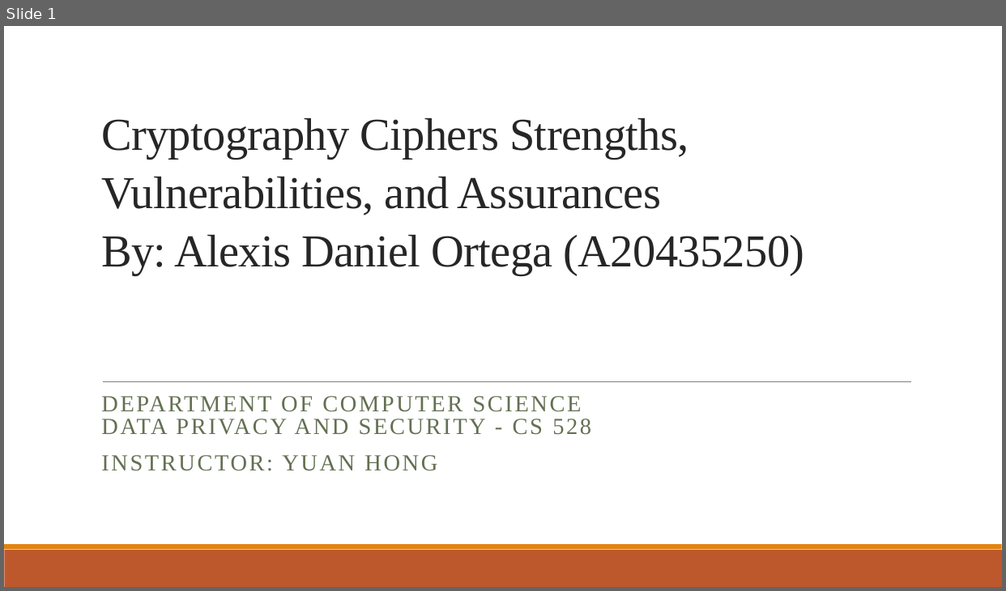
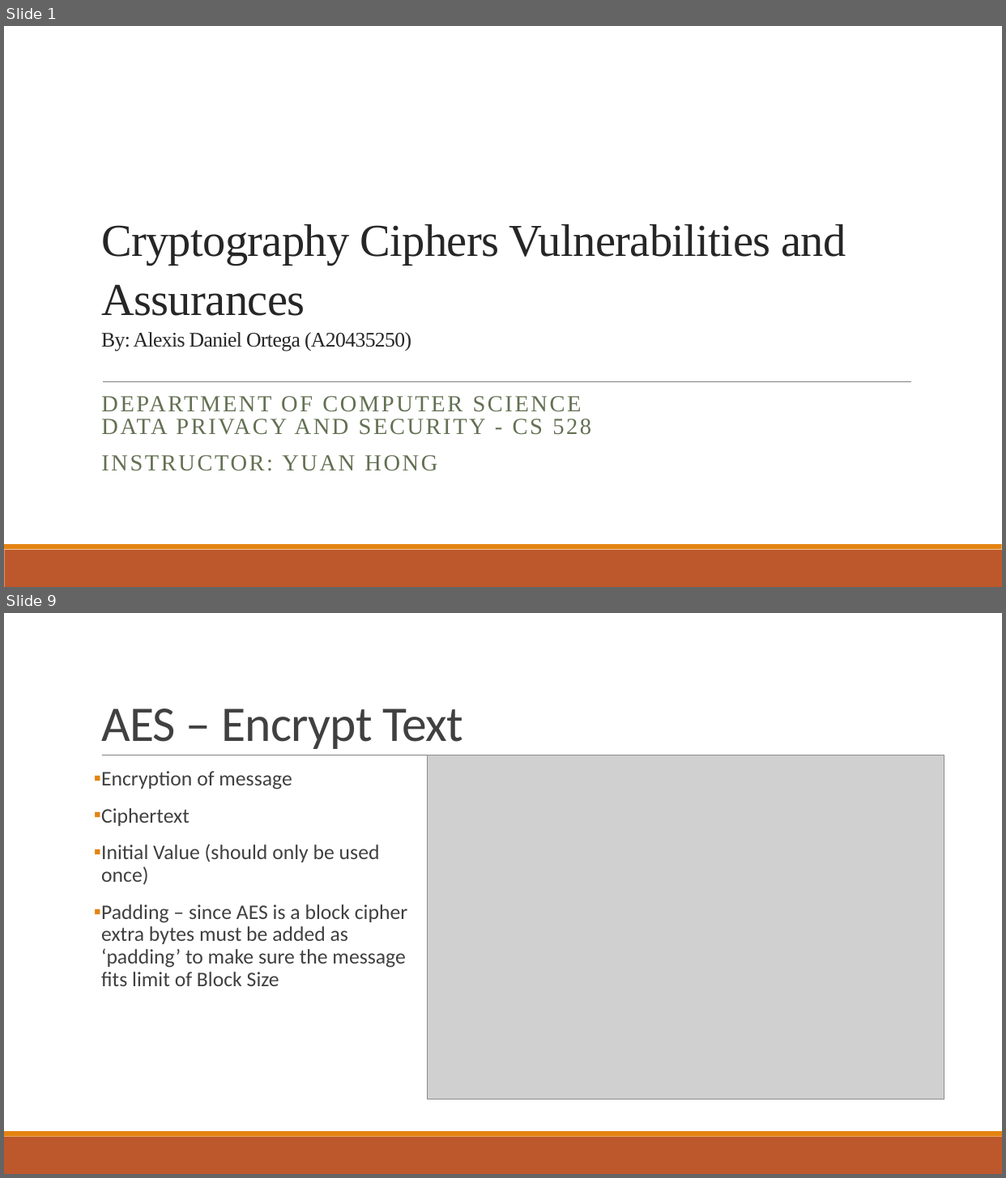
Before and after one commit to AFA20SCM50O/CS528, a slide deck: Documentation/Demo.pptx. Shown one above the other, each under a label of ours: slide 1 before the commit, slides 1 and 9 after it; the slides between them are not shown. The pictures are 1006x591 and 1006x1178 pixels, drawn with LibreOffice and Linux fonts; fonts in the diff are those of the drawing; grey boxes stand for pictures. Boxes give left, top, right and bottom in pixels: in the first picture for what was removed or moved away, otherwise in the second. Text is boxed around its words. In the diff, an @@ line names an element or a change of style, - is before the commit and + after.

```diff
--- a/Documentation/Demo.pptx
+++ b/Documentation/Demo.pptx
@@ slide 9 added at (x1=4, y1=613, x2=1002, y2=1174), background #FFFFFF; not listed: 2 template elements that a slide beside it also shows @@
@@ title added at (x1=101, y1=709, x2=464, y2=749), 48 pt, text #404040 @@
+AES – Encrypt Text
@@ line added from (102, 756) to (918, 756), #808080 0.5 pt @@
@@ picture added at (x1=428, y1=756, x2=945, y2=1100) @@
@@ text added at (x1=101, y1=771, x2=407, y2=986), 20 pt, text #404040 @@
+▪ Encryption of message
+▪ Ciphertext
+▪ Initial Value (should only be used once)
+▪ Padding – since AES is a block cipher extra bytes must be added as ‘padding’ to make sure the message fits limit of Block Size
@@ slide 1 changed as well @@
@@ title at (x1=101, y1=224, x2=846, y2=352): text changed @@
-Cryptography Ciphers Strengths, Vulnerabilities, and Assurances
-By: Alexis Daniel Ortega (A20435250)
+Cryptography Ciphers Vulnerabilities and Assurances
+By: Alexis Daniel Ortega (A20435250)
```
Also in this commit, not shown: 15 other slides added, 1 slide removed, 7 other files.
